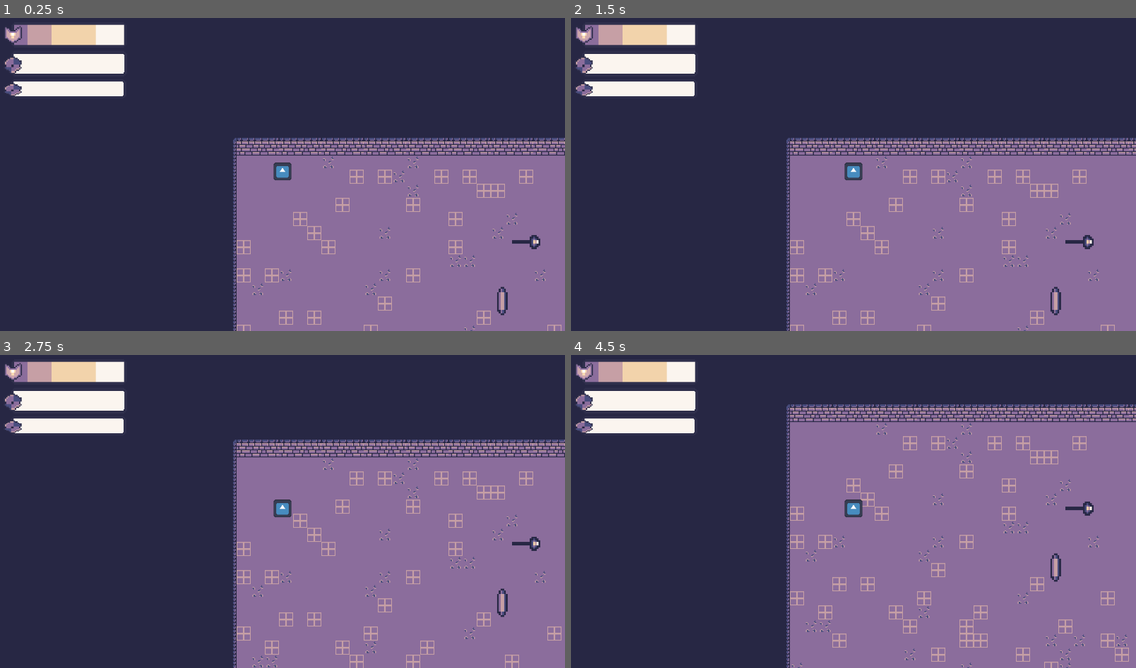
Above: before the commit, frames 1-4 (two rows, left to right).
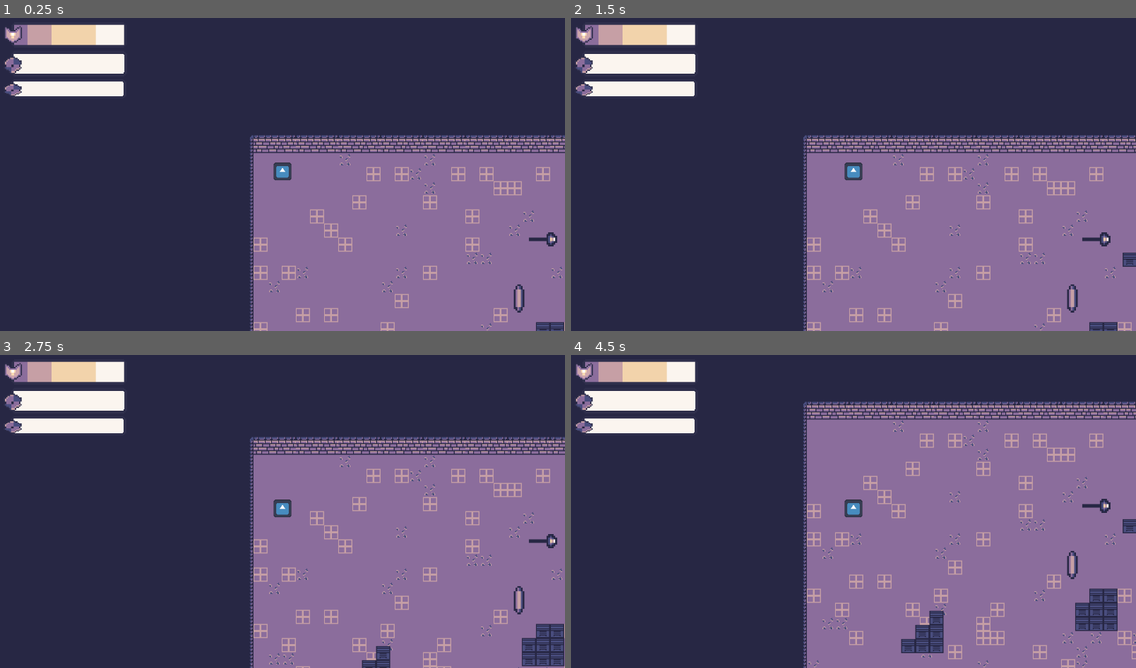
Above: after the commit, the same moments.

Repository: chabsseu/Stauffs-and-Magic
Game: Godot game, scene res://Scenes/Floors/starting_room.tscn
Same seed, same stepped clock (60 frames per second), same inputs: the game is played once before the commit and once after it. The engine's default icon, where the game draws it, is replaced by a stand-in: a white triangle on a blue panel in a dark square.
Inputs (mouse positions are in pixels of both pictures, inside the frame that each line leads up to):
- Up to frame 1 (0.25 s): no input
- Up to frame 2 (1.5 s): tap Enter at 0.5 s; move the mouse to (977, 155) at 0.52 s; tap A (A) at 0.6 s; tap D (D) at 0.8, 1.35 s; tap Space at 1.25 s; move the mouse to (740, 187) at 1.27 s
- Up to frame 3 (2.75 s): tap S (S) at 1.55, 2.1 s; tap Enter at 2 s; move the mouse to (339, 439) at 2.02 s; tap A (A) at 2.3 s
- Up to frame 4 (4.5 s): tap Space at 2.75, 4.25 s; move the mouse to (825, 574) at 2.77 s; tap A (A) at 2.85 s; tap D (D) at 3.05, 3.6 s; tap Enter at 3.5 s; move the mouse to (1023, 558) at 3.52 s; tap S (S) at 3.8, 4.35 s; move the mouse to (684, 461) at 4.27 s

The runs differ from the first frame. In frame 1, 8.2% of the frame differs, in the area x 41-100%, y 37-100%; in frame 2, 8.5%; in frame 3, 10%; in frame 4, 12%, in the area x 38-100%, y 14-100%.

Commit message:
added boxes in the starting room

Diff:
--- a/Scenes/Floors/starting_room.tscn
+++ b/Scenes/Floors/starting_room.tscn
@@ -5,6 +5,7 @@
 [ext_resource type="PackedScene" uid="uid://vwhok55g8tdn" path="res://Scenes/Weapon/weapon_pickup.tscn" id="3_u4jfv"]
 [ext_resource type="PackedScene" uid="uid://bb8c2mi17642k" path="res://Scenes/Weapon/normal_staff.tscn" id="4_4lp6s"]
 [ext_resource type="PackedScene" uid="uid://cfk5s3k8305wb" path="res://Scenes/Map/start_portal.tscn" id="5_s3p44"]
+[ext_resource type="PackedScene" uid="uid://c4jy6ets143vs" path="res://Scenes/Floors/normal_box.tscn" id="6_017m2"]
 
 [sub_resource type="TileSetAtlasSource" id="TileSetAtlasSource_4lp6s"]
 texture = ExtResource("1_hlvb5")
@@ -67,7 +68,7 @@
 layer_2/name = "Overlay"
 
 [node name="Player" parent="." unique_id=500875389 instance=ExtResource("2_u4jfv")]
-position = Vector2(52, 19)
+position = Vector2(33, 22)
 
 [node name="WeaponPickup" parent="." unique_id=378548632 instance=ExtResource("3_u4jfv")]
 position = Vector2(328, 98)
@@ -75,3 +76,59 @@
 
 [node name="StartPortal" parent="." unique_id=1138032454 instance=ExtResource("5_s3p44")]
 position = Vector2(301, 165)
+
+[node name="boxes" type="Node" parent="." unique_id=1396665100]
+
+[node name="NormalBox" parent="boxes" unique_id=1860661821 instance=ExtResource("6_017m2")]
+position = Vector2(147, 257)
+
+[node name="NormalBox2" parent="boxes" unique_id=86890155 instance=ExtResource("6_017m2")]
+position = Vector2(147, 225)
+
+[node name="NormalBox3" parent="boxes" unique_id=724349807 instance=ExtResource("6_017m2")]
+position = Vector2(147, 241)
+
+[node name="NormalBox4" parent="boxes" unique_id=1598609173 instance=ExtResource("6_017m2")]
+position = Vector2(131, 241)
+
+[node name="NormalBox5" parent="boxes" unique_id=553279893 instance=ExtResource("6_017m2")]
+position = Vector2(131, 257)
+
+[node name="NormalBox6" parent="boxes" unique_id=2070987968 instance=ExtResource("6_017m2")]
+position = Vector2(115, 257)
+
+[node name="NormalBox7" parent="boxes" unique_id=342561105 instance=ExtResource("6_017m2")]
+position = Vector2(344, 232)
+
+[node name="NormalBox8" parent="boxes" unique_id=1918466785 instance=ExtResource("6_017m2")]
+position = Vector2(344, 200)
+
+[node name="NormalBox9" parent="boxes" unique_id=471640833 instance=ExtResource("6_017m2")]
+position = Vector2(344, 216)
+
+[node name="NormalBox10" parent="boxes" unique_id=1764401467 instance=ExtResource("6_017m2")]
+position = Vector2(328, 216)
+
+[node name="NormalBox11" parent="boxes" unique_id=62853535 instance=ExtResource("6_017m2")]
+position = Vector2(328, 232)
+
+[node name="NormalBox12" parent="boxes" unique_id=1827045456 instance=ExtResource("6_017m2")]
+position = Vector2(312, 232)
+
+[node name="NormalBox13" parent="boxes" unique_id=73395120 instance=ExtResource("6_017m2")]
+position = Vector2(398, 121)
+
+[node name="NormalBox14" parent="boxes" unique_id=316308950 instance=ExtResource("6_017m2")]
+position = Vector2(312, 216)
+
+[node name="NormalBox15" parent="boxes" unique_id=996312024 instance=ExtResource("6_017m2")]
+position = Vector2(398, 105)
+
+[node name="NormalBox16" parent="boxes" unique_id=1505950112 instance=ExtResource("6_017m2")]
+position = Vector2(328, 200)
+
+[node name="NormalBox17" parent="boxes" unique_id=998964316 instance=ExtResource("6_017m2")]
+position = Vector2(382, 121)
+
+[node name="NormalBox18" parent="boxes" unique_id=1831697724 instance=ExtResource("6_017m2")]
+position = Vector2(366, 121)
--- a/Scripts/Global/IngredientBag.gd
+++ b/Scripts/Global/IngredientBag.gd
@@ -3,7 +3,7 @@
 signal bag_changed
 signal food_changed
 
-const MAX_PER_INGREDIENT = 5
+const MAX_PER_INGREDIENT = 99
 
 var ingredients = {
 	"slime": 0,
